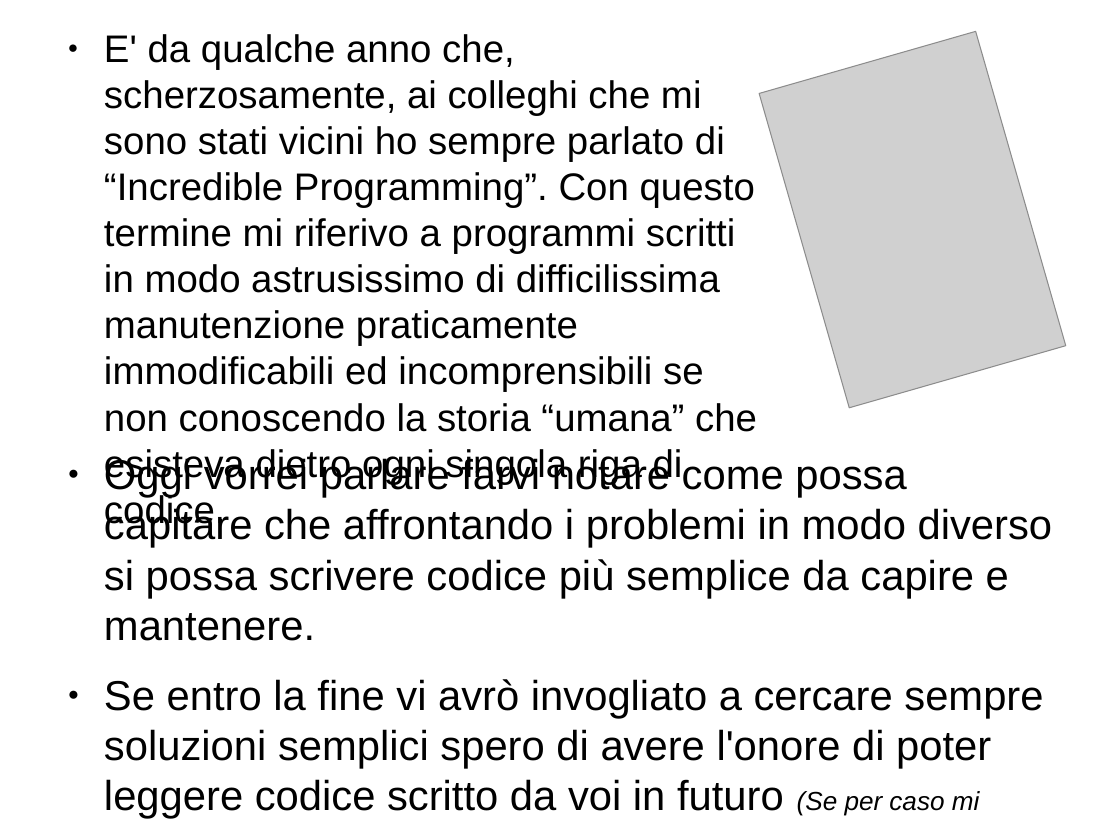
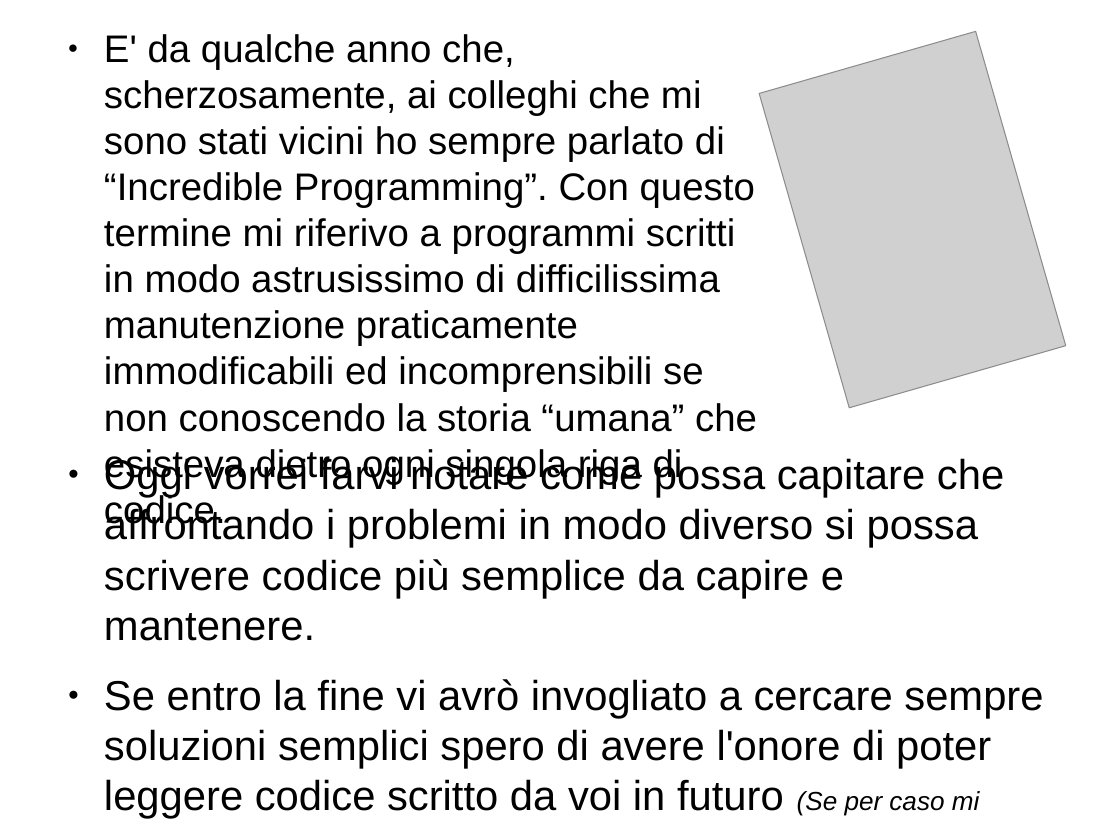
Before and after one commit to mdionisio/workshop_coroutine, a slide deck: slide 2 of presentazione.odp. Drawn at 1120x840 pixels with LibreOffice and Linux fonts; fonts in the diff are those of the drawing; grey boxes stand for pictures. Boxes give left, top, right and bottom in pixels: in the first picture for what was removed or moved away, otherwise in the second. Text is boxed around its words. In the diff, an @@ line names an element or a change of style, - is before the commit and + after.

```diff
--- a/presentazione.odp
+++ b/presentazione.odp
@@ text at box(104, 456, 1004, 641): text changed @@
-● Oggi vorrei parlare farvi notare come possa capitare che affrontando i problemi in modo diverso si possa scrivere codice più semplice da capire e mantenere.
+● Oggi vorrei farvi notare come possa capitare che affrontando i problemi in modo diverso si possa scrivere codice più semplice da capire e mantenere.
```
Also in this commit, not shown: 2 other slides changed, 1 other file.
